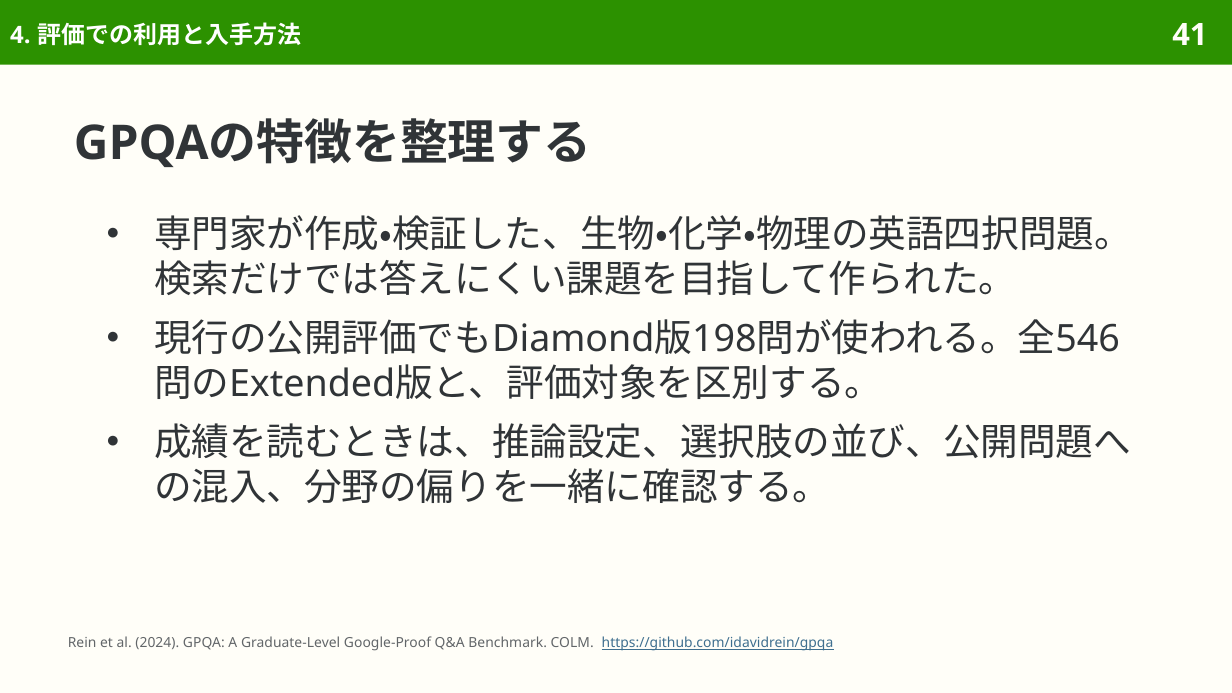
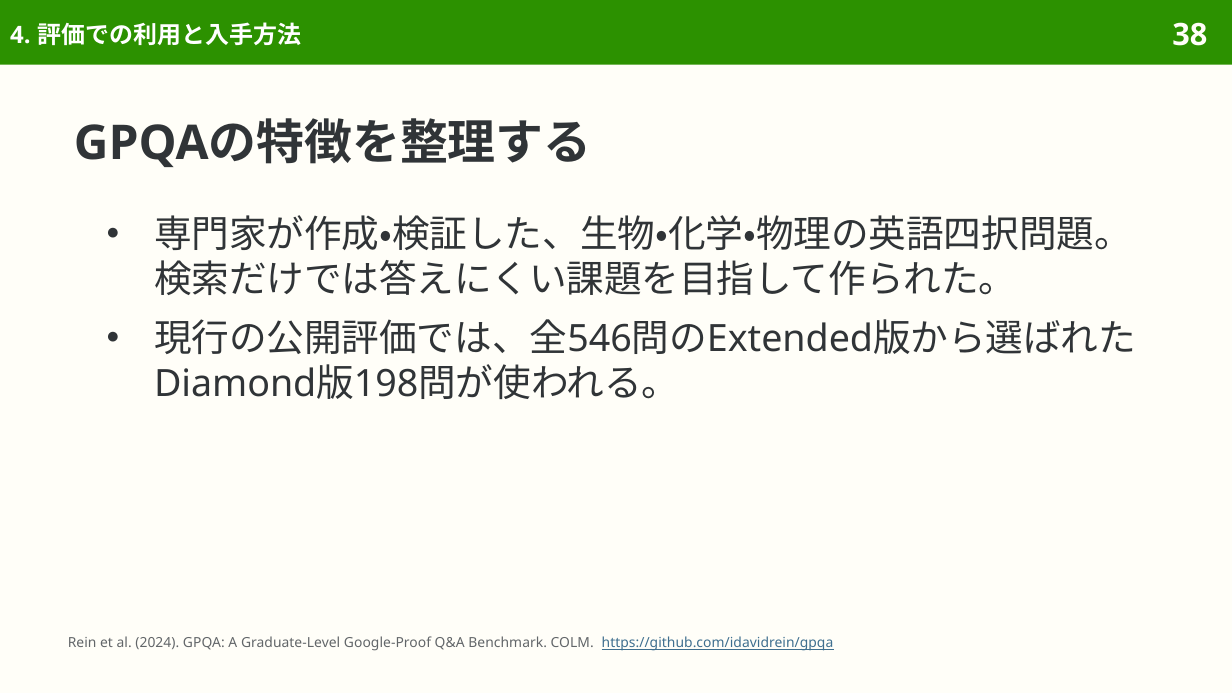
Before and after one commit to sasakiy84/datasets-in-10-minutes, a slide deck: slide 38 of slides/datasets-in-10-minutes-gpqa.pptx (slide 41 before the commit). Drawn at 1232x693 pixels with LibreOffice and Linux fonts; fonts in the diff are those of the drawing. Boxes give left, top, right and bottom in pixels: in the first picture for what was removed or moved away, otherwise in the second. Text is boxed around its words. In the diff, an @@ line names an element or a change of style, - is before the commit and + after.

```diff
--- a/slides/datasets-in-10-minutes-gpqa.pptx
+++ b/slides/datasets-in-10-minutes-gpqa.pptx
@@ page number at (1172, 22, 1207, 46): text changed @@
-41
+38
@@ text at (154, 319, 1136, 399): text changed @@
-● 現行の公開評価でもDiamond版198問が使われる。全546問のExtended版と、評価対象を区別する。
-● 成績を読むときは、推論設定、選択肢の並び、公開問題への混入、分野の偏りを一緒に確認する。
+● 現行の公開評価では、全546問のExtended版から選ばれたDiamond版198問が使われる。
```
Also in this commit, not shown: 21 other slides changed, 4 slides removed, 16 other files.
